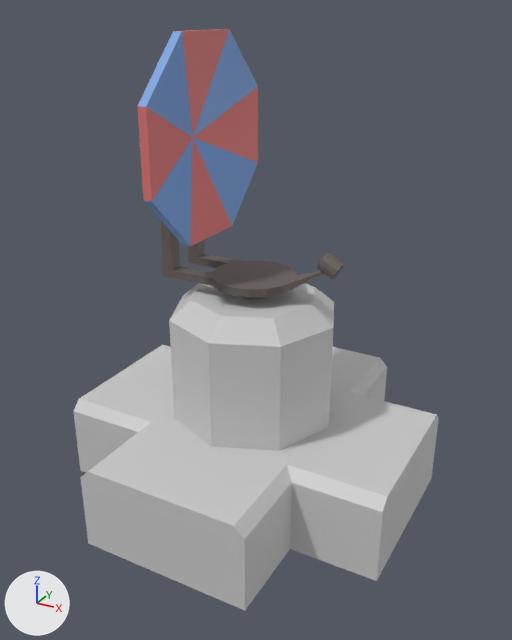
An edit to the Blender file BlendFiles/Towers.blend, drawn before and after from the same camera.
Camera for both pictures: a 50 mm lens placed at (1.82, -3.28, 2.72), pointed at (0.05, -0.07, 1.11). Lighting does not change. The marker at lower left points along +X, +Y and +Z.

Names of what the first picture shows: 'LaserDish', 'LaserTowerBase', 'TowerBase'.
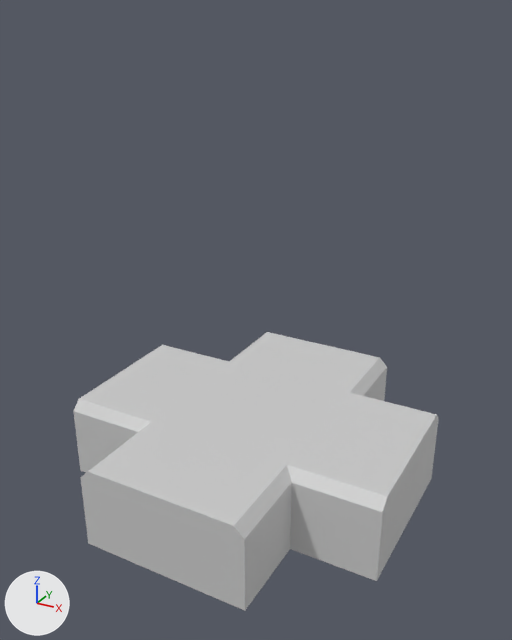
What differs and where, as boxes (x1, y1, x2, y2) in the pictures (512 x 640 px):
'LaserDish', hidden
    before: (137, 29, 344, 300)
'LaserTowerBase', hidden
    before: (169, 283, 334, 451)

What changed in the scene script:
```text
Change ob_lasertowerbase:
    add ob_lasertowerbase.hide_set(True)
Change ob_laserdish:
    add ob_laserdish.hide_set(True)
```
